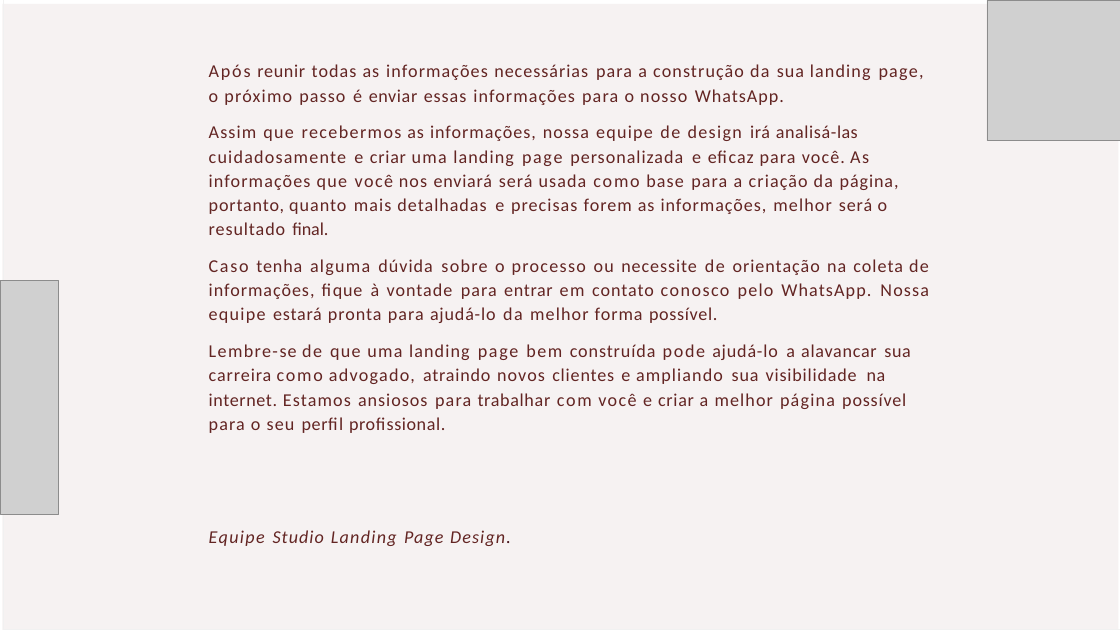
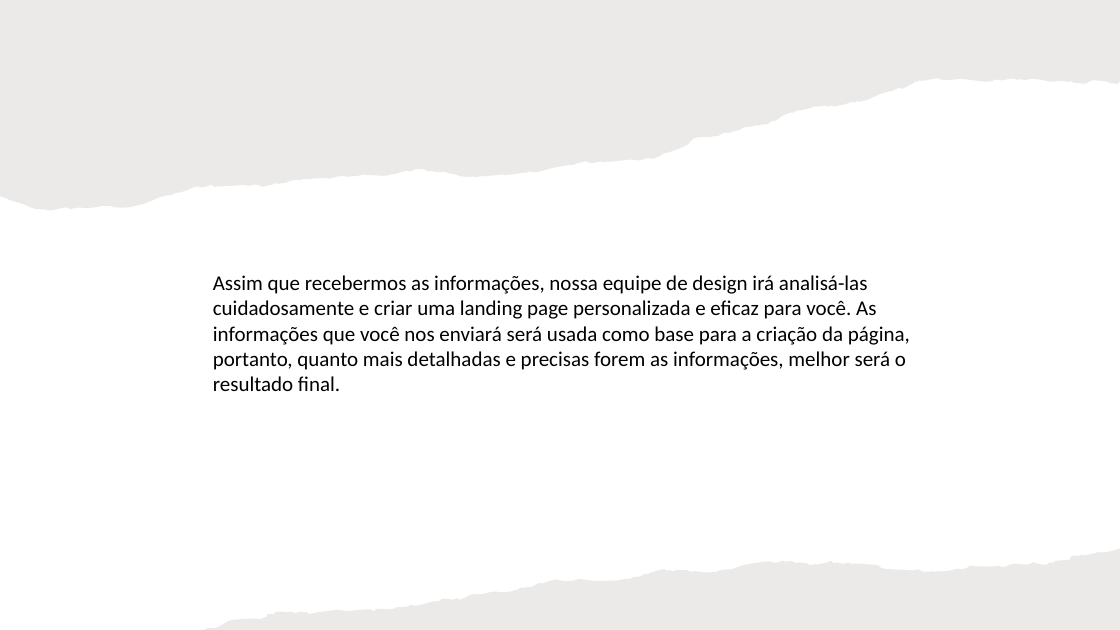
Before and after one commit to slesbel/Design-Studio, a slide deck: slide 17 of lawyer/guia_para_advogados.pptx (slide 16 before the commit). Drawn at 1120x630 pixels with LibreOffice and Linux fonts; fonts in the diff are those of the drawing; grey boxes stand for pictures. Boxes give left, top, right and bottom in pixels: in the first picture for what was removed or moved away, otherwise in the second. Text is boxed around its words. In the diff, an @@ line names an element or a change of style, - is before the commit and + after.

```diff
--- a/lawyer/guia_para_advogados.pptx
+++ b/lawyer/guia_para_advogados.pptx
@@ freeform shape added at [0,0,1120,630], fill #F1EBEA at 70% opacity @@
@@ rectangle added at [0,0,1120,630], fill #FFFFFF @@
@@ freeform shape added at [0,0,1120,211], fill #82766A at 15% opacity @@
@@ freeform shape removed at [3,4,1119,630] @@
@@ freeform shape removed at [4,0,1120,630] @@
@@ picture removed at [987,0,1120,141] @@
@@ picture removed at [0,280,59,514] @@
@@ text at [213,275,910,391]: text changed; size 15.5 to 18 pt; text colour #632523 to #000000 @@
-Após reunir todas as informações necessárias para a construção da sua landing page, o próximo passo é enviar essas informações para o nosso WhatsApp.
-Assim que recebermos as informações, nossa equipe de design irá analisá-las cuidadosamente e criar uma landing page personalizada e eficaz para você. As informações que você nos enviará será usada como base para a criação da página, portanto, quanto mais detalhadas e precisas forem as informações, melhor será o resultado final.
-Caso tenha alguma dúvida sobre o processo ou necessite de orientação na coleta de informações, fique à vontade para entrar em contato conosco pelo WhatsApp. Nossa equipe estará pronta para ajudá-lo da melhor forma possível.
-Lembre-se de que uma landing page bem construída pode ajudá-lo a alavancar sua carreira como advogado, atraindo novos clientes e ampliando sua visibilidade na internet. Estamos ansiosos para trabalhar com você e criar a melhor página possível para o seu perfil profissional.
+Assim que recebermos as informações, nossa equipe de design irá analisá-las
+cuidadosamente e criar uma landing page personalizada e eficaz para você. As
+informações que você nos enviará será usada como base para a criação da página,
+portanto, quanto mais detalhadas e precisas forem as informações, melhor será o
+resultado final.
@@ text removed at [209,530,511,546] @@
-Equipe Studio Landing Page Design.
@@ freeform shape added at [204,549,1120,630], fill #82766A at 15% opacity @@
```
Also in this commit, not shown: 14 other slides changed, 3 slides added, 2 other files.
